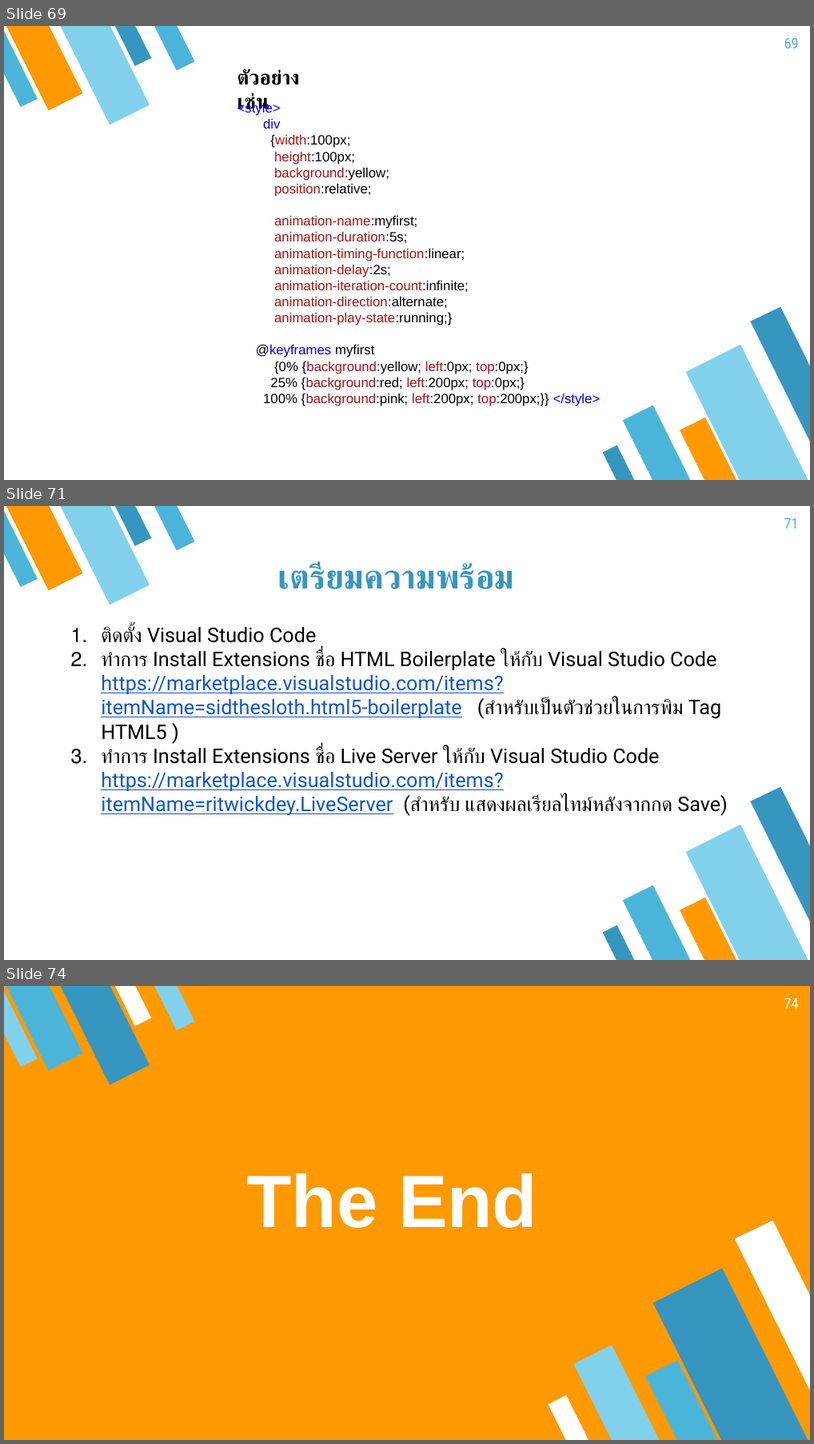
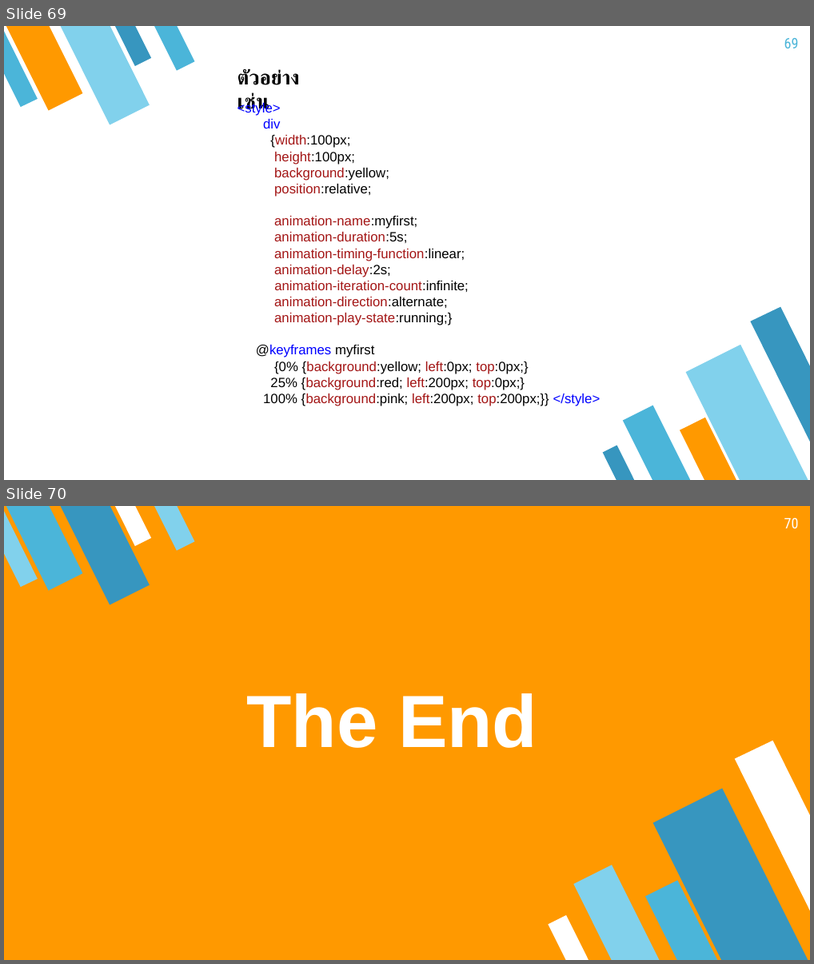
Before and after one commit to tinnakorn03/html5css3.code, a slide deck: file/CSS3.pptx. Shown one above the other, each under a label of ours: slides 69, 71 and 74 before the commit, slides 69 and 70 after it; the slides between them are not shown. The pictures are 814x1444 and 814x964 pixels, drawn with LibreOffice and Linux fonts; fonts in the diff are those of the drawing. Boxes give left, top, right and bottom in pixels: in the first picture for what was removed or moved away, otherwise in the second. Text is boxed around its words. In the diff, an @@ line names an element or a change of style, - is before the commit and + after.

```diff
--- a/file/CSS3.pptx
+++ b/file/CSS3.pptx
@@ slide 71 removed at box(4, 506, 810, 960), background #FFFFFF; not listed: 10 template elements that a slide beside it also shows @@
@@ page number removed at box(785, 518, 799, 528) @@
-71
@@ title removed at box(278, 563, 515, 589) @@
-เตรียมความพร้อม
@@ text removed at box(101, 627, 728, 816) @@
-1. ติดตั้ง Visual Studio Code
-2. ทำการ Install Extensions ชื่อ HTML Boilerplate ให้กับ Visual Studio Code https://marketplace.visualstudio.com/items?itemName=sidthesloth.html5-boilerplate (สำหรับเป็นตัวช่วยในการพิม Tag HTML5 )
-3. ทำการ Install Extensions ชื่อ Live Server ให้กับ Visual Studio Code https://marketplace.visualstudio.com/items?itemName=ritwickdey.LiveServer (สำหรับ แสดงผลเรียลไทม์หลังจากกด Save)
@@ what was slide 74 is now slide 70 @@
@@ page number at box(785, 518, 799, 528): text changed @@
-74
+70
```
Also in this commit, not shown: 12 slides changed, 3 other slides removed, 8 other files.
